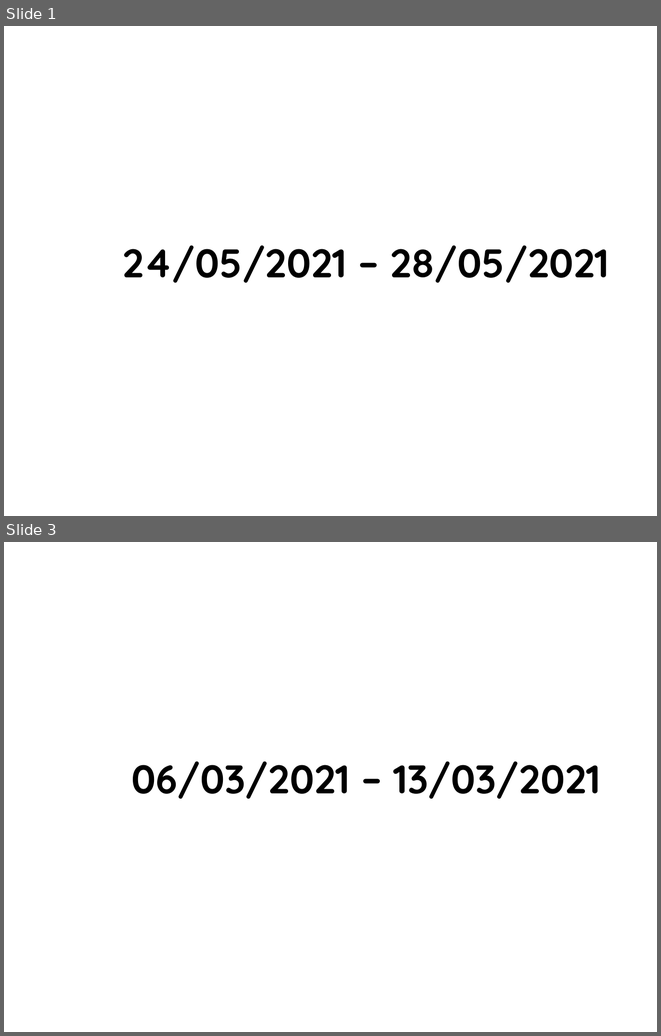
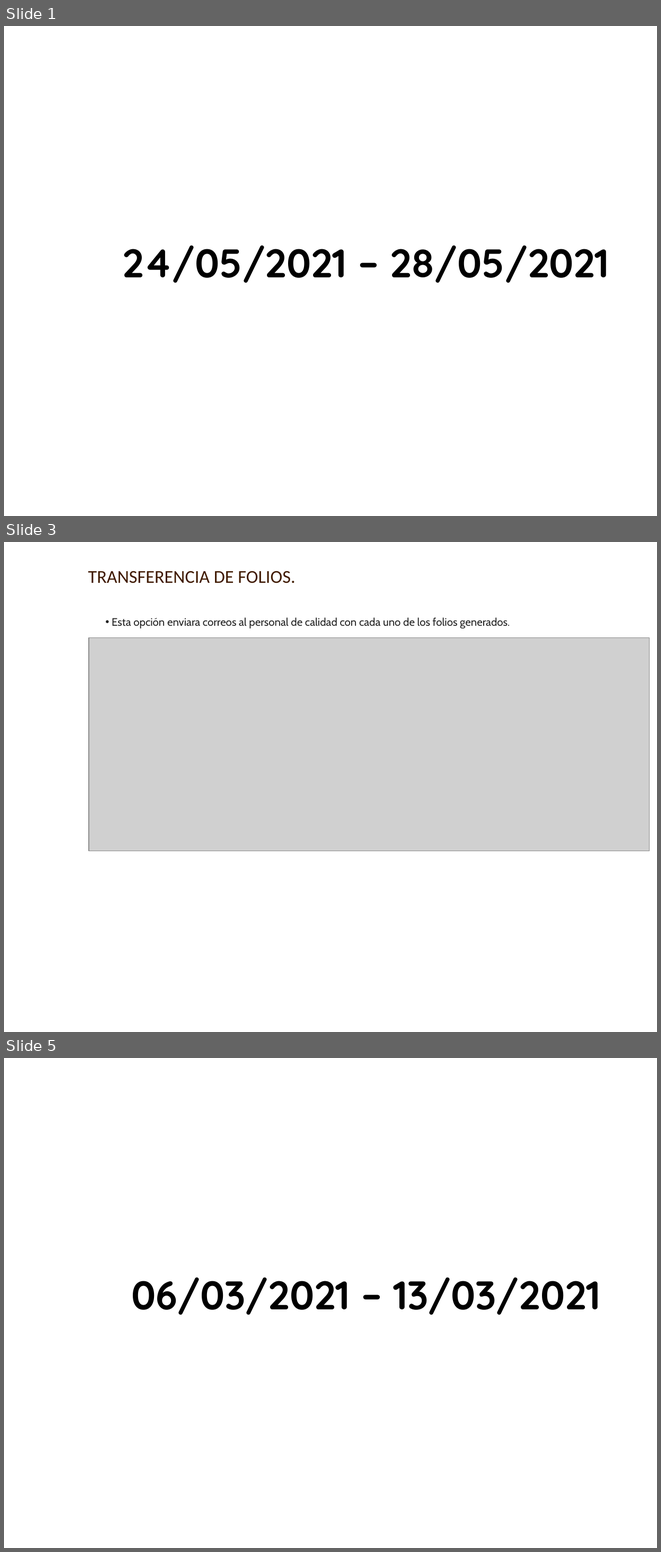
Before and after one commit to AXDELAROSA/CLASIFICACION_PIELES, a slide deck: Scripts_R100_Materiales/Folios_Transaccion/Docs/IT_DEV_FOLIOS_22102020.pptx. Shown one above the other, each under a label of ours: slides 1 and 3 before the commit, slides 1, 3 and 5 after it; the slides between them are not shown. The pictures are 661x1036 and 661x1552 pixels, drawn with LibreOffice and Linux fonts; fonts in the diff are those of the drawing; grey boxes stand for pictures; background and template pictures are left out. Boxes give left, top, right and bottom in pixels: in the first picture for what was removed or moved away, otherwise in the second. Text is boxed around its words. In the diff, an @@ line names an element or a change of style, - is before the commit and + after.

```diff
--- a/Scripts_R100_Materiales/Folios_Transaccion/Docs/IT_DEV_FOLIOS_22102020.pptx
+++ b/Scripts_R100_Materiales/Folios_Transaccion/Docs/IT_DEV_FOLIOS_22102020.pptx
@@ slide 3 added at box(4, 542, 657, 1032), background picture (left out) @@
@@ text added at box(88, 571, 295, 583), 20 pt, text #3F1900 @@
+TRANSFERENCIA DE FOLIOS.
@@ text added at box(112, 617, 510, 628), 12 pt, text #222222 @@
+• Esta opción enviara correos al personal de calidad con cada uno de los folios generados.
@@ picture added at box(89, 638, 649, 851) @@
@@ what was slide 3 is now slide 5 @@
```
Also in this commit, not shown: 1 slide changed, 1 other slide added, 10 other files.
